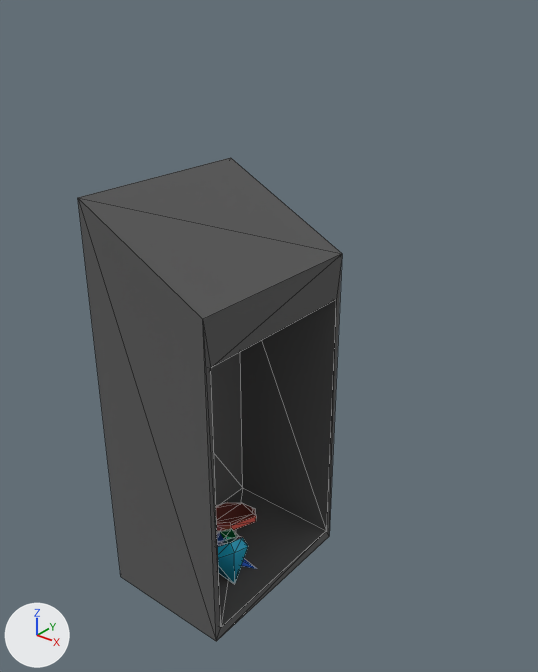
The glTF model static/drgn.glb, before and after one commit.
Camera for both pictures: a 50 mm lens placed at (33.7, -36.5, 44.9), pointed at (4.6, -0.2, 22.3). Lighting does not change. The marker at lower left points along +X, +Y and +Z. Mesh edges are drawn as thin lines. Where no turn or scale is listed for an object, it has been applied to the vertices. Vertices at the same position are counted once.
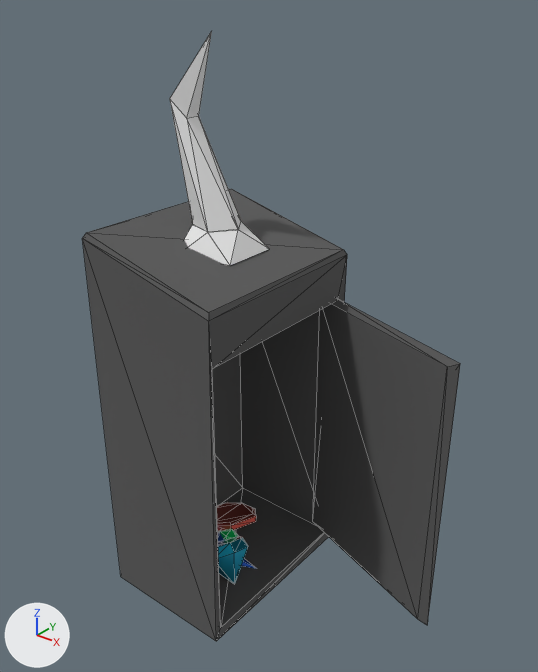
Boxes [x1, y1, x2, y2] around the edits, measured in the pictures (538 x 672 px):
'Cube', reshaped (6% shorter): before [78, 158, 342, 641]; after [82, 189, 347, 641]
'Cube.001', added: after [313, 299, 460, 625]
'Icosphere.005', added: after [170, 31, 269, 266]

The change, as a list of edits to the scene's bpy script:
```text
Change me_cube_003:
    used by ob_cube; location = (0.0, 0.0, 13.94)
    remove me_cube_003.from_pydata(...)  # 16 vertices, 28 faces; spans x -5.4..5.4, y -7.4..7.4, z -14.1..18.0
    add me_cube_003.from_pydata(...)  # 20 vertices, 36 faces; spans x -5.4..5.8, y -7.4..7.4, z -14.1..15.6
    me_cube_003 part 1
    3 vertices are removed from x -5.4..5.4, y -7.4..7.4, z 12.5..18.0
    13 faces are deleted
    3 vertices move from x -5.4..5.4, y -7.4..6.9, z 8.9..18.0 to x -5.2..5.5, y -7.2..6.9, z 8.9..15.6
    7 vertices are added at x -5.4..5.8, y -7.4..7.4, z 12.5..15.6
    21 new faces join them
Add me_icosphere_005:
    me_icosphere_005.from_pydata(...)  # 24 vertices, 40 faces; spans x -3.5..2.8, y -3.3..3.3, z -2.7..13.3
Add me_cube_004:
    me_cube_004.from_pydata([(11.5, -3.9, -10.9), (11.5, -3.9, 10.7), (-1.2, 0.2, -10.9), (-1.2, 0.2, 10.7), (12.3, -3.8, -11.1), (12.3, -3.8, 11.1), (0.0, 0.2, -11.1), (0.0, 0.2, 11.1)], [], [(0, 1, 3), (0, 3, 2), (2, 3, 7), (2, 7, 6), (6, 7, 5), (6, 5, 4), (4, 5, 1), (4, 1, 0), (2, 6, 4), (2, 4, 0), (7, 3, 1), (7, 1, 5)])
    me_cube_004.materials.append(mat_material_004)  # dark grey #656565
Add ob_icosphere_005:
    ob_icosphere_005 = bpy.data.objects.new('Icosphere.005', me_icosphere_005)
    ob_icosphere_005.location = (0.0, 0.0, 28.46)
Add ob_cube_001:
    ob_cube_001 = bpy.data.objects.new('Cube.001', me_cube_004)
    ob_cube_001.location = (5.01, 6.75, 11.97)
```
